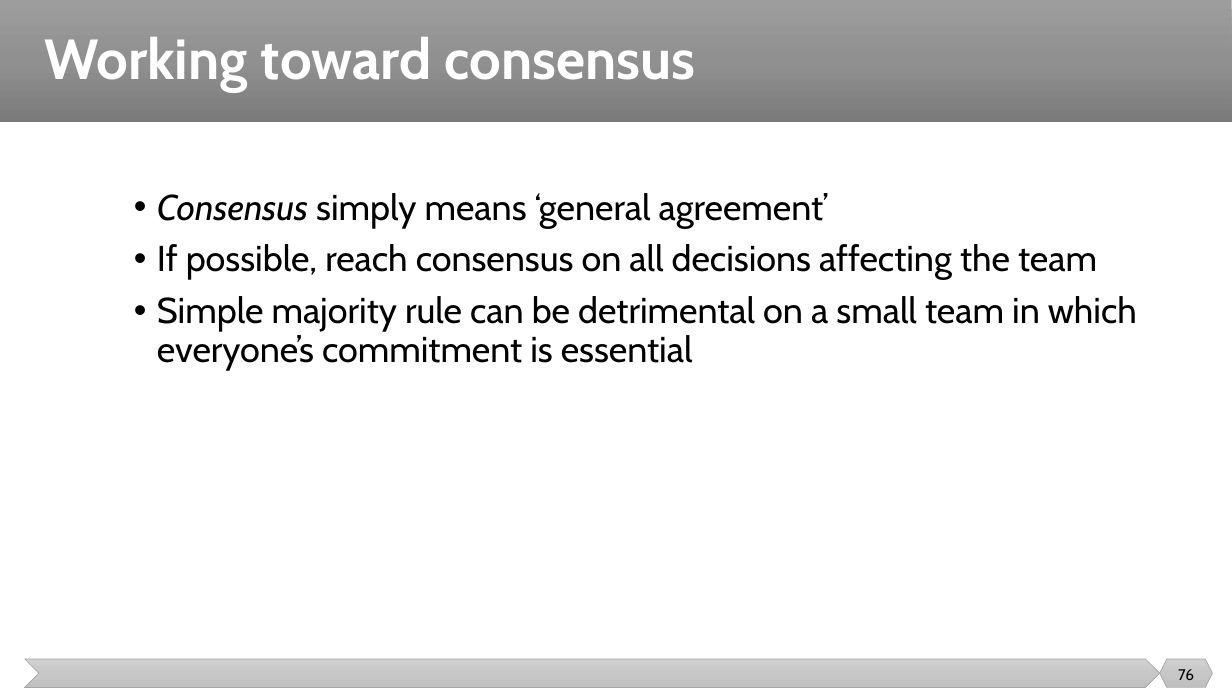
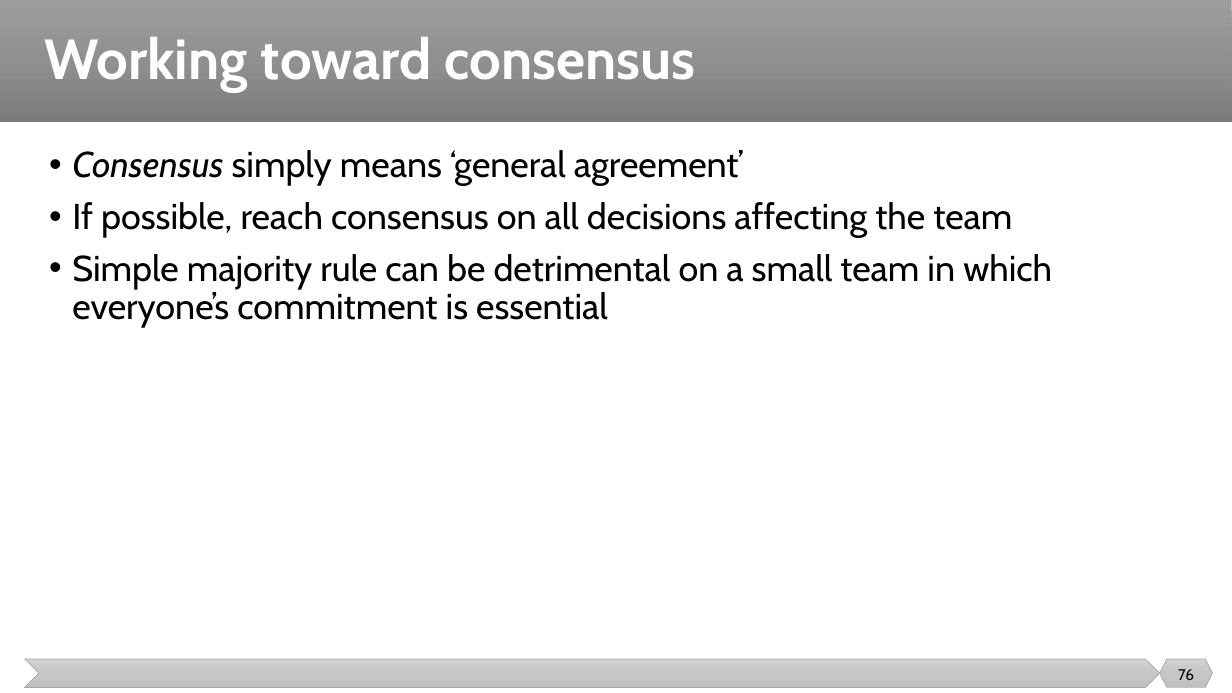
Before and after one commit to malenezi/malenezi, a slide deck: slide 76 of SE423/Lectures/3-Team/Team.pptx. Drawn at 1232x693 pixels with LibreOffice and Linux fonts; fonts in the diff are those of the drawing. Boxes give left, top, right and bottom in pixels: in the first picture for what was removed or moved away, otherwise in the second. Text is boxed around its words. In the diff, an @@ line names an element or a change of style, - is before the commit and + after.

```diff
--- a/SE423/Lectures/3-Team/Team.pptx
+++ b/SE423/Lectures/3-Team/Team.pptx
@@ text "Consensus simply means ‘general agreement’" moved from (x1=157, y1=193, x2=1137, y2=371) to (x1=72, y1=150, x2=1052, y2=328) @@
```
Also in this commit, not shown: 6 other slides changed.
